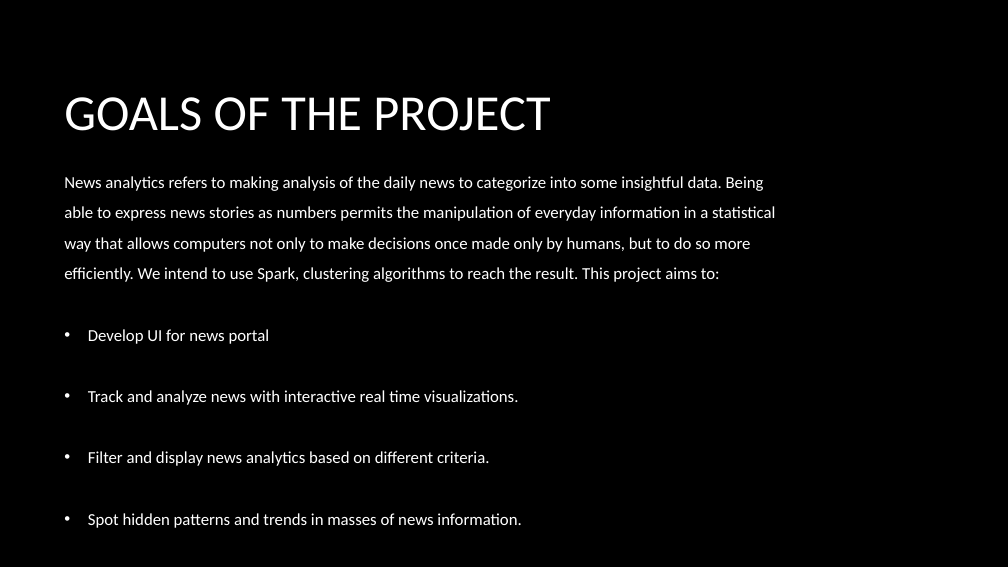
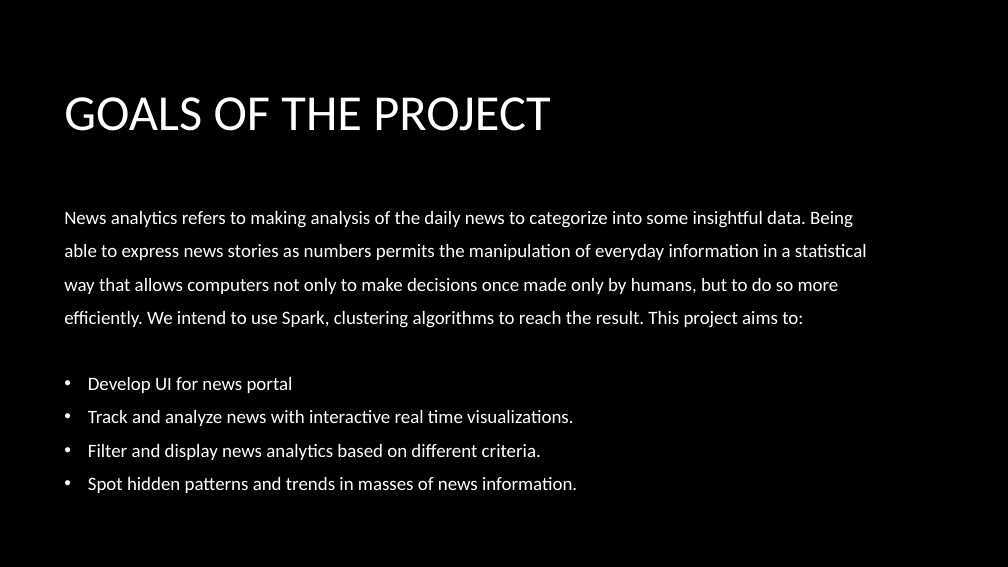
Before and after one commit to Nehaghate285/NewsAnalytics, a slide deck: slide 3 of News Analytics.pptx (slide 2 before the commit). Drawn at 1008x567 pixels with LibreOffice and Linux fonts; fonts in the diff are those of the drawing; background and template pictures are left out. Boxes give left, top, right and bottom in pixels: in the first picture for what was removed or moved away, otherwise in the second. Text is boxed around its words. In the diff, an @@ line names an element or a change of style, - is before the commit and + after.

```diff
--- a/News Analytics.pptx
+++ b/News Analytics.pptx
@@ text "News analytics refers to making ..." at [64,211,867,493]: size 16 to 18 pt @@
```
Also in this commit, not shown: 5 other slides changed, 9 slides added.
